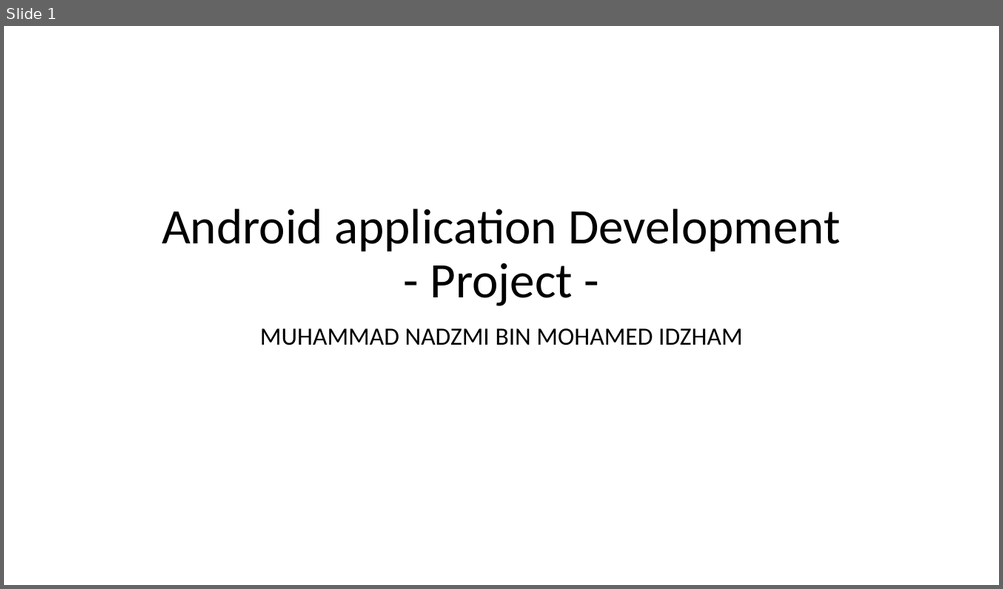
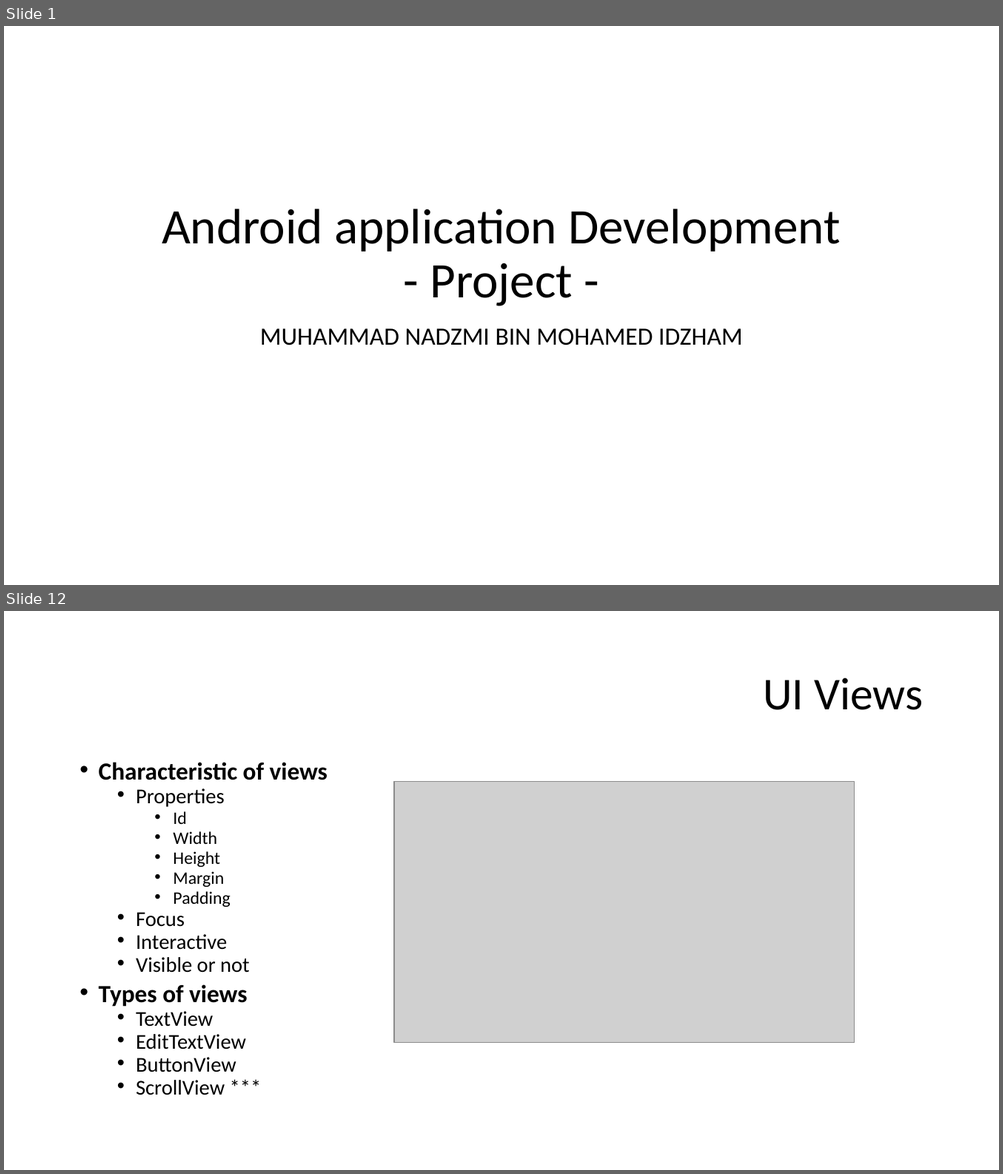
Before and after one commit to Nadzmi-Freelance/Android-Training, a slide deck: presentation/project.pptx. Shown one above the other, each under a label of ours: slide 1 before the commit, slides 1 and 12 after it; the slides between them are not shown. The pictures are 1003x589 and 1003x1174 pixels, drawn with LibreOffice and Linux fonts; fonts in the diff are those of the drawing; grey boxes stand for pictures. Boxes give left, top, right and bottom in pixels: in the first picture for what was removed or moved away, otherwise in the second. Text is boxed around its words. In the diff, an @@ line names an element or a change of style, - is before the commit and + after.

```diff
--- a/presentation/project.pptx
+++ b/presentation/project.pptx
@@ slide 12 added at (4, 611, 999, 1170), background #FFFFFF @@
@@ title added at (762, 678, 922, 710), 44 pt, text #000000 @@
+UI Views
@@ text added at (99, 762, 327, 1096), 20.4 pt, text #000000 @@
+• Characteristic of views
+  • Properties
+    • Id
+    • Width
+    • Height
+    • Margin
+    • Padding
+  • Focus
+  • Interactive
+  • Visible or not
+• Types of views
+  • TextView
+  • EditTextView
+  • ButtonView
+  • ScrollView ***
@@ picture added at (394, 782, 854, 1043) @@
```
Also in this commit, not shown: 2 slides changed, 22 other slides added, 4 slides removed, 3 other files.
